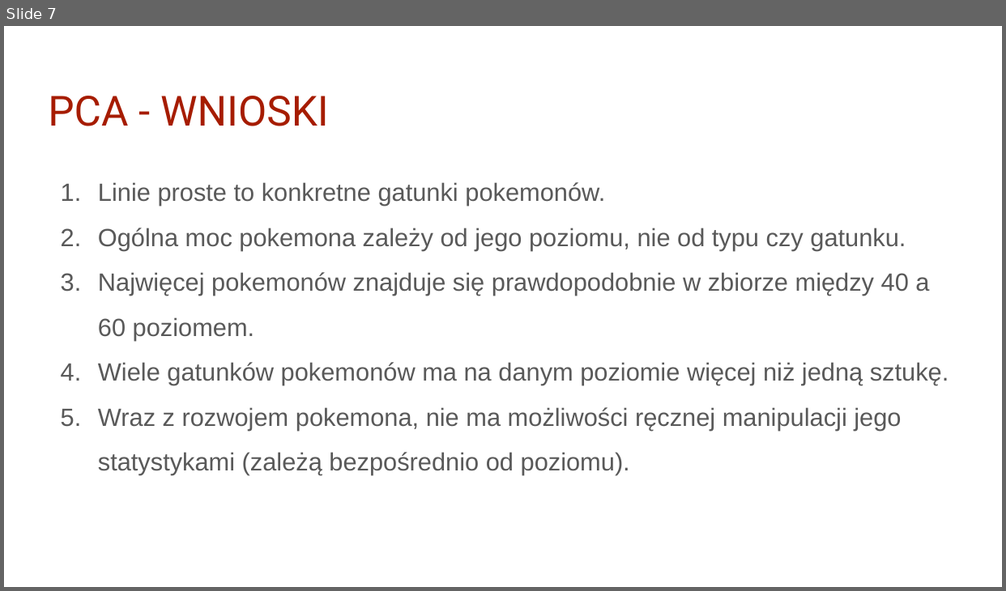
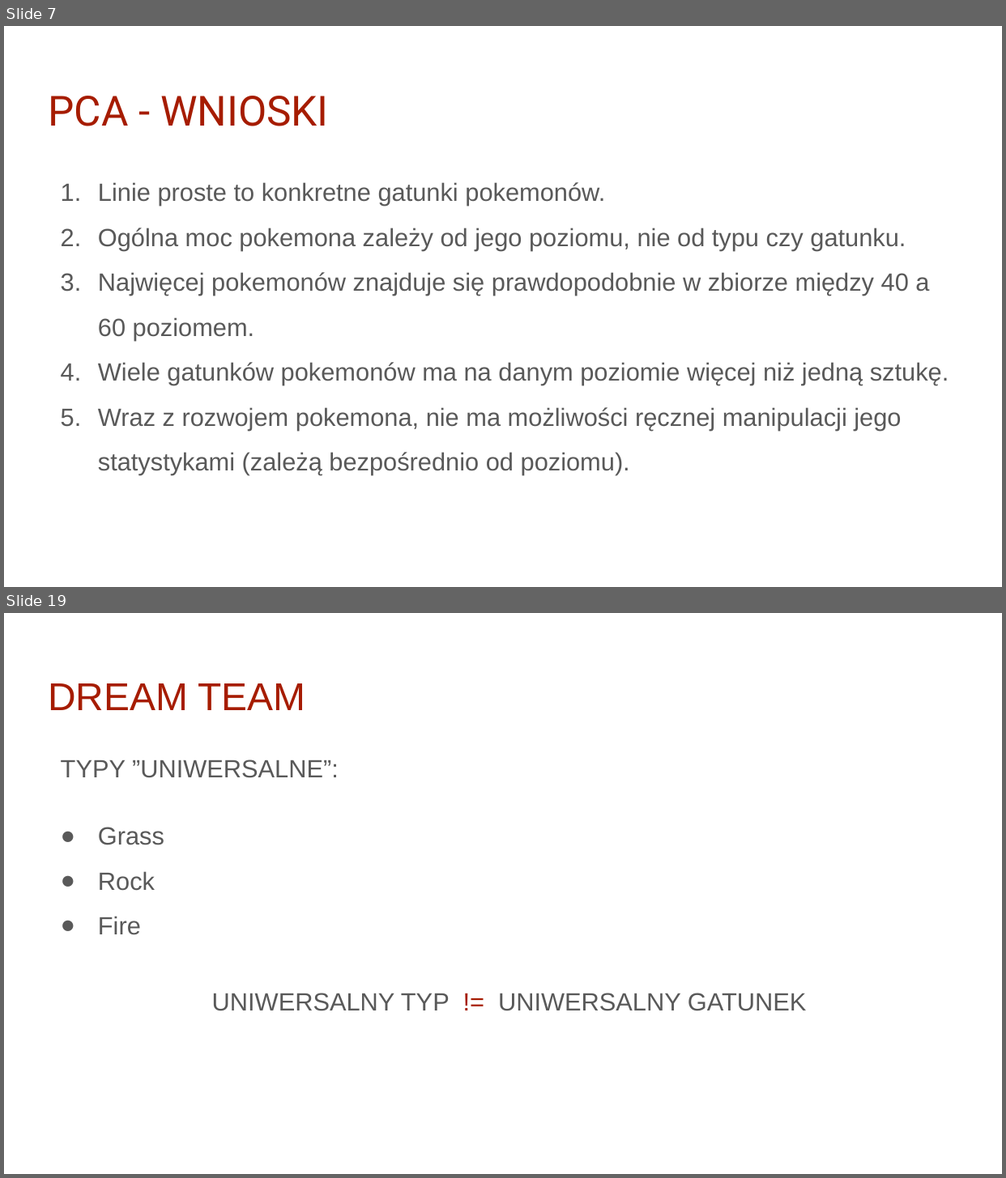
Before and after one commit to infoshareacademy/jdsz4-pg_team, a slide deck: python_project/03 presentation/Pokemony iSA Python.pptx. Shown one above the other, each under a label of ours: slide 7 before the commit, slides 7 and 19 after it; the slides between them are not shown. The pictures are 1006x591 and 1006x1178 pixels, drawn with LibreOffice and Linux fonts; fonts in the diff are those of the drawing; background and template pictures are left out. Boxes give left, top, right and bottom in pixels: in the first picture for what was removed or moved away, otherwise in the second. Text is boxed around its words. In the diff, an @@ line names an element or a change of style, - is before the commit and + after.

```diff
--- a/python_project/03 presentation/Pokemony iSA Python.pptx
+++ b/python_project/03 presentation/Pokemony iSA Python.pptx
@@ slide 19 added at (4, 613, 1002, 1174), background #FFFFFF @@
@@ title added at (48, 683, 306, 710), 28 pt, text #A61C00 @@
+DREAM TEAM
@@ text added at (61, 760, 806, 1012), 18 pt, text #595959 @@
+TYPY ”UNIWERSALNE”:
+● Grass
+● Rock
+● Fire
+UNIWERSALNY TYP != UNIWERSALNY GATUNEK
```
Also in this commit, not shown: 12 other slides added.
